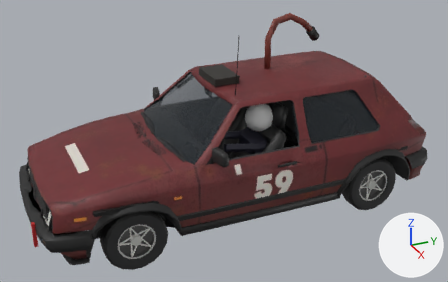
A saved change to the glTF model public/cars/field/models/59.glb.
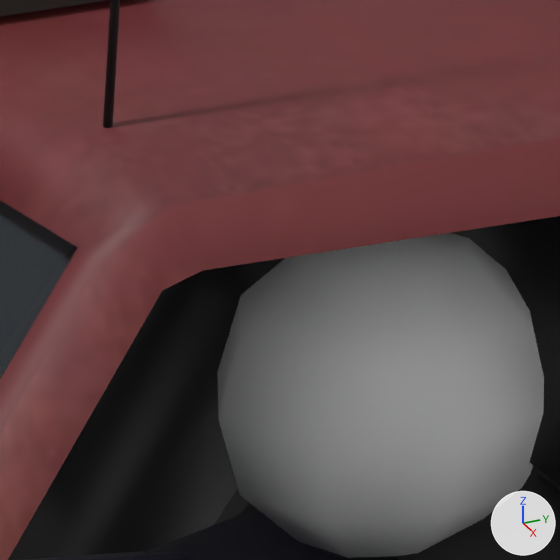
Each version appears first whole from a 50 mm lens placed at (5.216, -2.409, 3.309), pointed at (0.084, -0.1, 0.742), and next in a close-up on the part from 51% to 61% of the width and 30% to 47% of the height. Arrows for +X, +Y and +Z are at lower right; the lights stay in place. The last two pictures show the newer version. Vertices at exactly the same position are counted once.

Names of what the first close-up shows: 'body'.
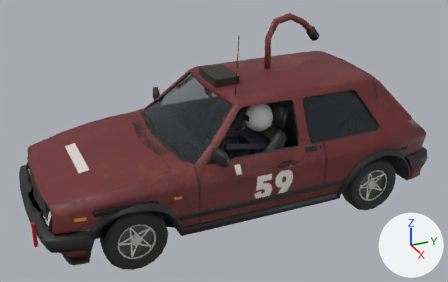
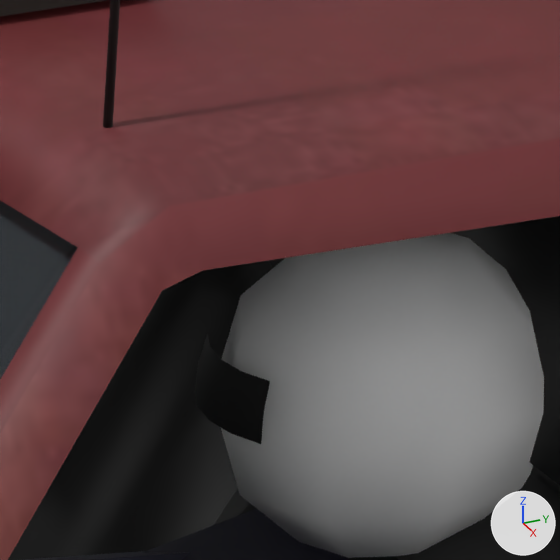
Where the change shows, as pixel boxes (x1, y1, x2, y2) in the close-ups (560 x 560 px):
part 1 of me_body_mesh, added: after (195, 333, 270, 444)

The change, as a list of edits to the scene's bpy script:
```text
Change me_body_mesh:
    used by ob_body; location = (0.0, 0.0, 0.0)
    remove me_body_mesh.from_pydata(...)  # 4888 vertices, 7346 faces; spans x -0.94..0.94, y -2.06..1.96, z 0.18..1.91
    add me_body_mesh.from_pydata(...)  # 4903 vertices, 7362 faces; spans x -0.94..0.94, y -2.06..1.96, z 0.18..1.91
    me_body_mesh part 1: a new loose piece of 15 vertices spanning x 0.28..0.4, y -0.01..0.02, z 1.05..1.1, in mat_car59_livery (picture img_livery)
    other edits to the shape of me_body_mesh do not show in these pictures
```
